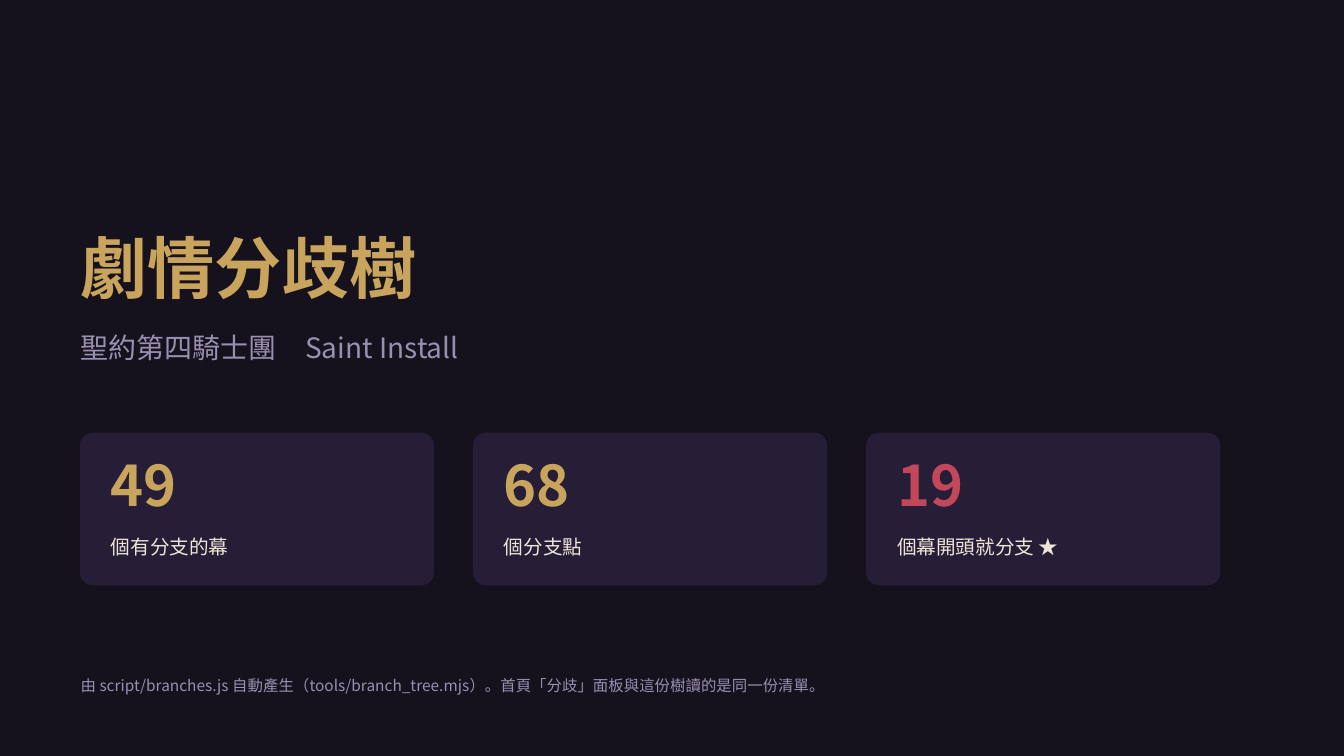
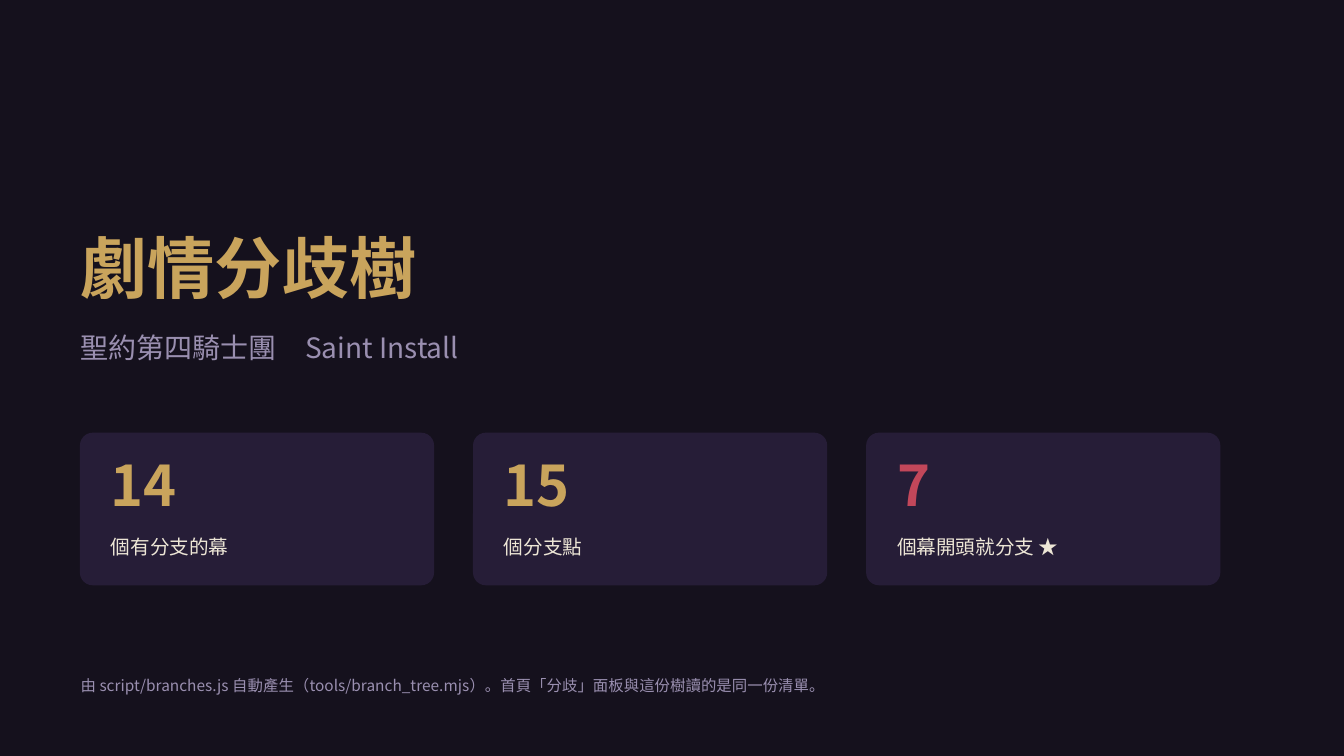
Before and after one commit to raykueco-debug/TIVOT, a slide deck: slide 1 of 劇情分歧樹.pptx. Drawn at 1344x756 pixels with LibreOffice and Linux fonts; fonts in the diff are those of the drawing. Boxes give left, top, right and bottom in pixels: in the first picture for what was removed or moved away, otherwise in the second. Text is boxed around its words. In the diff, an @@ line names an element or a change of style, - is before the commit and + after.

```diff
--- a/劇情分歧樹.pptx
+++ b/劇情分歧樹.pptx
@@ text at box(111, 464, 177, 506): text changed @@
-49
+14
@@ text at box(504, 464, 570, 507): text changed @@
-68
+15
@@ text at box(897, 464, 930, 506): text changed @@
-19
+7
```
Also in this commit, not shown: 3 other slides changed, 2 slides added, 12 slides removed, 10 other files.
